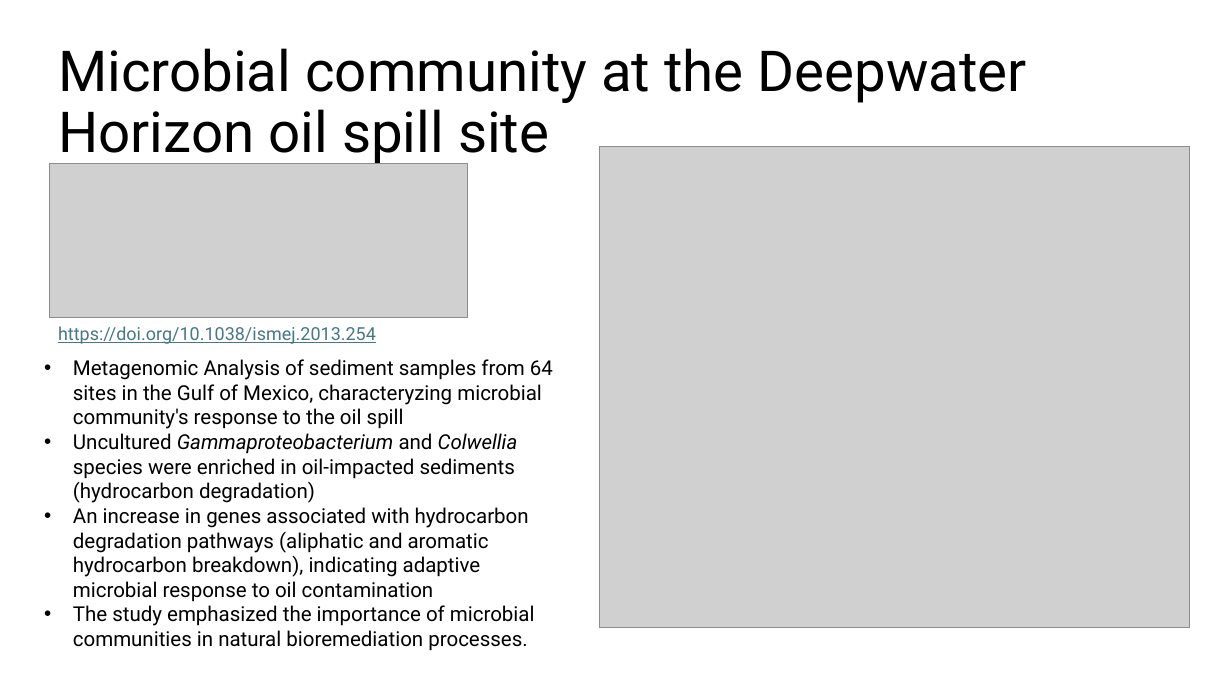
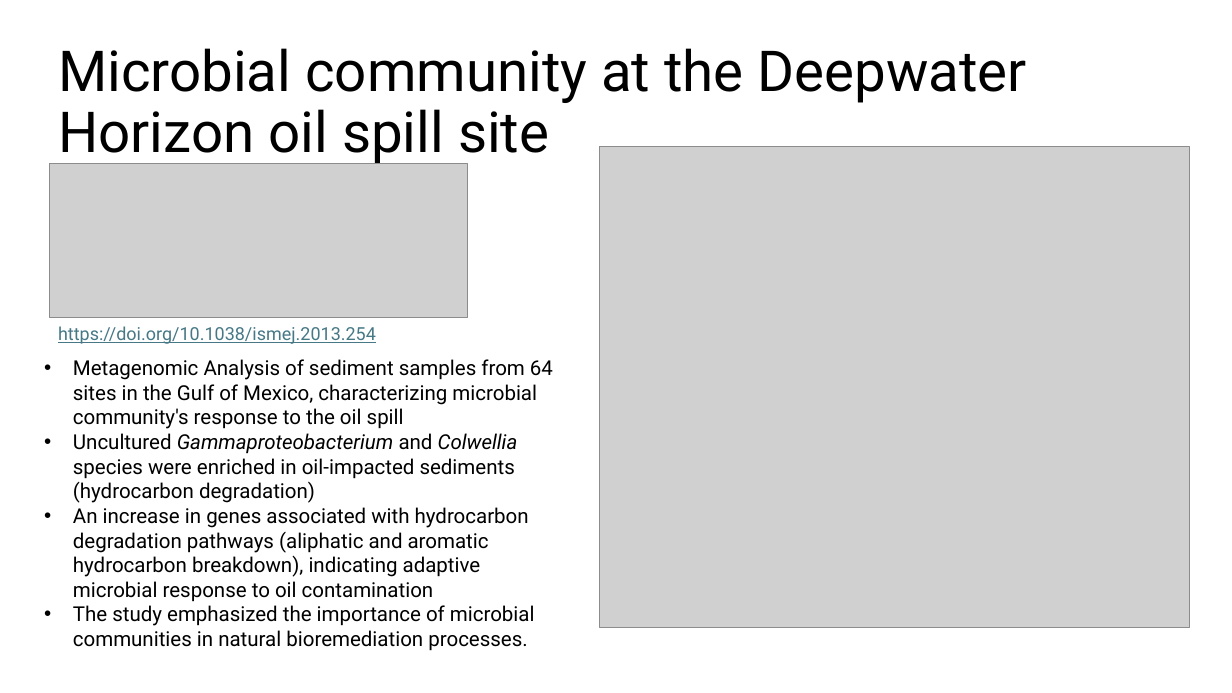
Before and after one commit to biosustain/dsp_metagenomics_training, a slide deck: slide 12 of course_contents/IntroMetagenomics.pptx. Drawn at 1232x693 pixels with LibreOffice and Linux fonts; fonts in the diff are those of the drawing; grey boxes stand for pictures. Boxes give left, top, right and bottom in pixels: in the first picture for what was removed or moved away, otherwise in the second. Text is boxed around its words. In the diff, an @@ line names an element or a change of style, - is before the commit and + after.

```diff
--- a/course_contents/IntroMetagenomics.pptx
+++ b/course_contents/IntroMetagenomics.pptx
@@ text at (73, 359, 553, 429): text changed @@
-• Metagenomic Analysis of sediment samples from 64 sites in the Gulf of Mexico, characteryzing microbial community's response to the oil spill
+• Metagenomic Analysis of sediment samples from 64 sites in the Gulf of Mexico, characterizing microbial community's response to the oil spill
```
Also in this commit, not shown: 7 other slides changed, 1 other file.
